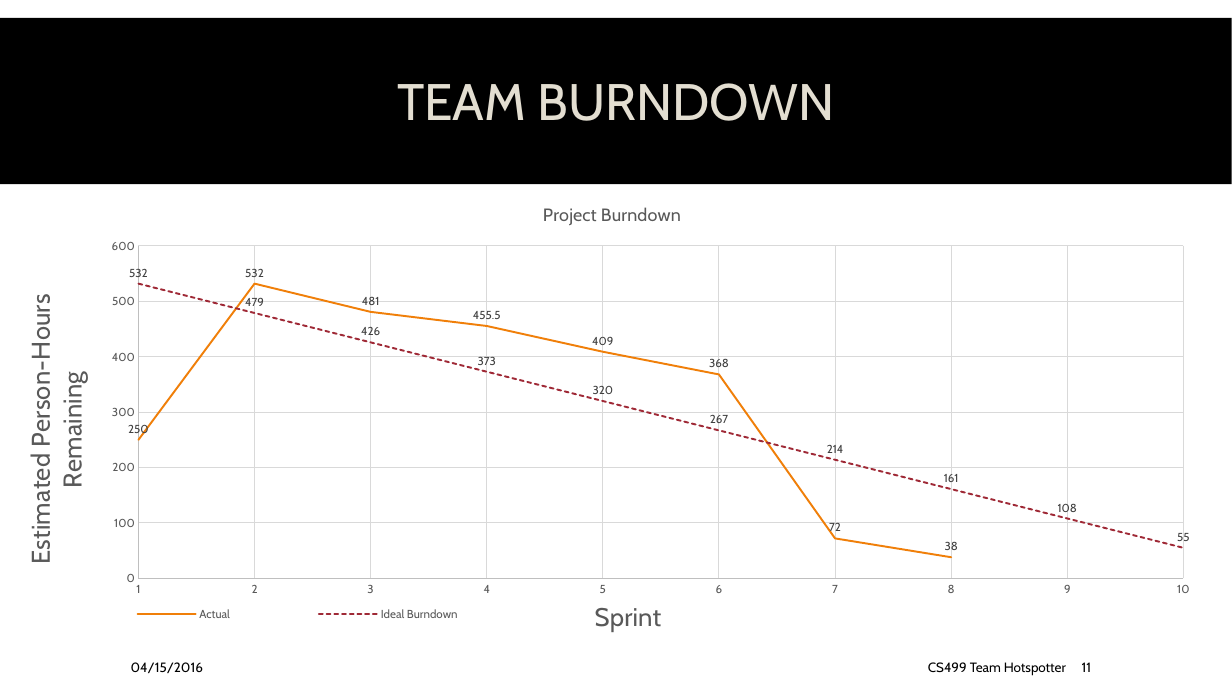
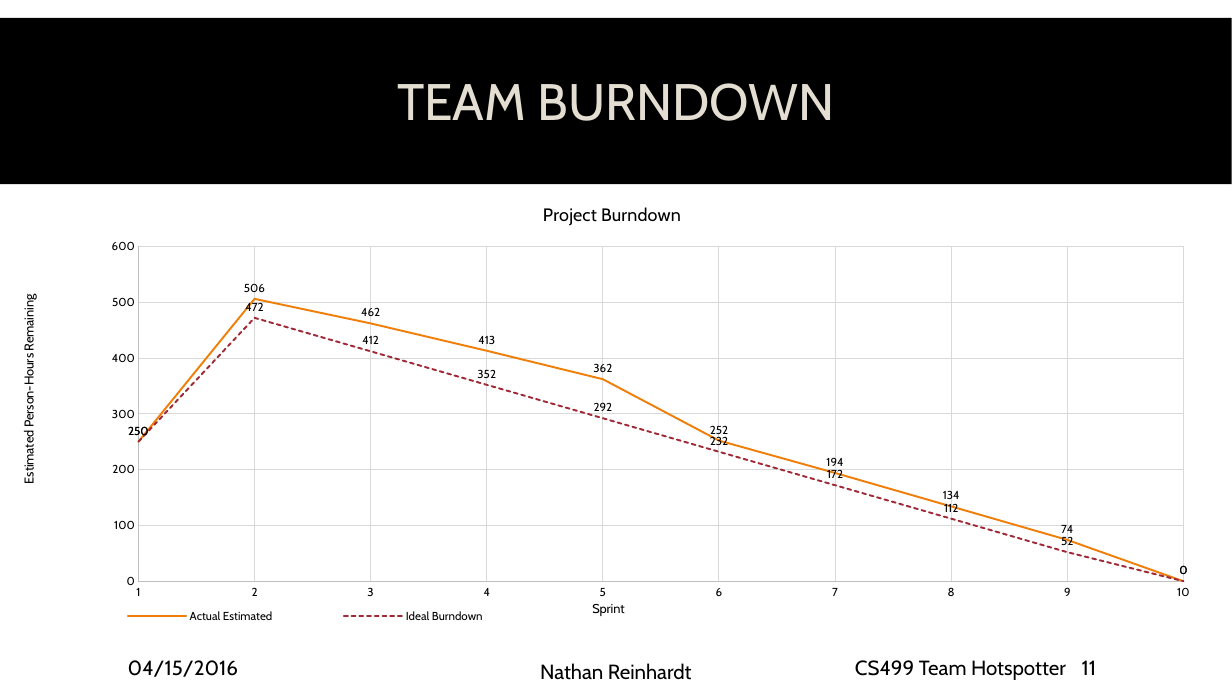
Before and after one commit to spesmit/hotspotter, a slide deck: slide 11 of Documentation/Presentations/CS499 Final Presentation.pptx. Drawn at 1232x693 pixels with LibreOffice and Linux fonts; fonts in the diff are those of the drawing; background and template pictures are left out. Boxes give left, top, right and bottom in pixels: in the first picture for what was removed or moved away, otherwise in the second. Text is boxed around its words. In the diff, an @@ line names an element or a change of style, - is before the commit and + after.

Commit message:
add names to slides and formatted everything per groups will

```diff
--- a/Documentation/Presentations/CS499 Final Presentation.pptx
+++ b/Documentation/Presentations/CS499 Final Presentation.pptx
@@ line chart at [0, 185, 1225, 641] @@
-Actual: 250, 532, 481, 455.5, 409, 368, 72, 38, -, -
+Actual Estimated: 250, 506, 462, 413, 362, 252, 194, 134, 74, 0
@@ data labels of Actual Estimated changed @@
-Ideal Burndown: 532, 479, 426, 373, 320, 267, 214, 161, 108, 55
+Ideal Burndown: 250, 472, 412, 352, 292, 232, 172, 112, 52, 0
@@ data labels of Ideal Burndown changed @@
@@ legend changed @@
@@ category axis changed @@
@@ value axis changed @@
@@ size 10.5 to 16 pt in 3 elements at [855, 660, 1066, 680], [1082, 660, 1097, 675], [128, 660, 238, 677] @@
@@ text added at [540, 663, 692, 680], 16 pt, text #000000 @@
+Nathan Reinhardt
```
Also in this commit, not shown: 12 other slides changed.
